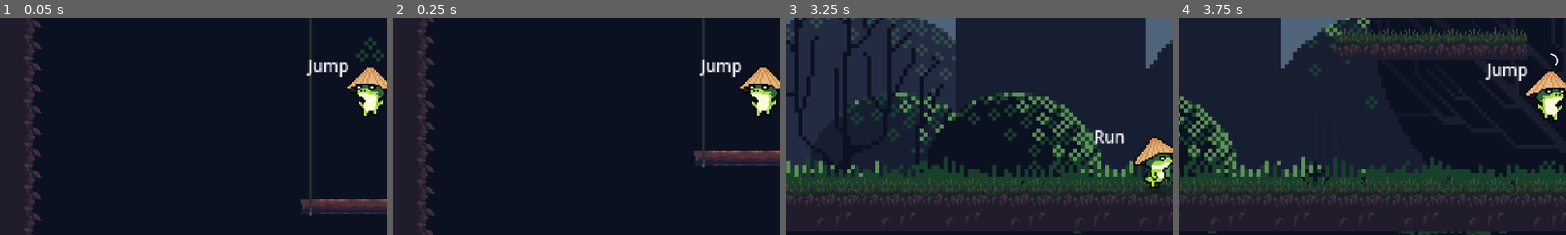
Above: before the commit, frames 1-4 (left to right).
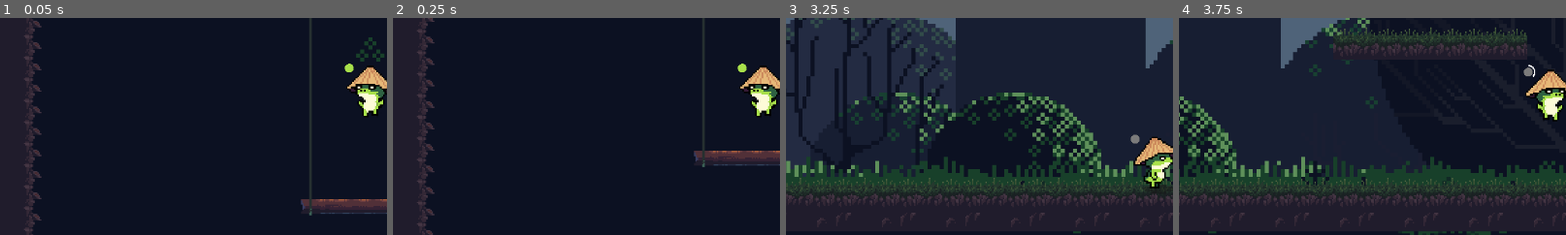
Above: after the commit, the same moments.

Repository: kedywek/SamuraiFrog
Game: Godot game, scene res://scenes/main.tscn
Same seed, same stepped clock (60 frames per second), same inputs: the game is played once before the commit and once after it.
Inputs:
- Up to frame 1 (0.05 s): no input
- Up to frame 2 (0.25 s): no input
- Up to frame 3 (3.25 s): hold D (right) 0.53-2.03 s; tap W (jump) at 0.6, 0.77, 1.07, 1.52, 1.55, 1.82, 2.1, 3.02, 3.05 s; tap Shift (attack) at 1.35, 2.85 s; hold A (left) 2.03-2.78 s; hold D (right) from 2.78 s (still down)
- Up to frame 4 (3.75 s): keep holding D (right); tap W (jump) at 3.32, 3.6 s
The pictures show only the part of the screen within x 2-52%, y 27-77%; the shares and areas given below are measured in that part.

The runs differ from the first frame. In frame 1, 0.5% of the frame differs, in the area x 79-92%, y 19-28%; in frame 2, 0.5%; in frame 3, 0.4%; in frame 4, 0.5%, in the area x 79-98%, y 16-30%.

Commit message:
green dot indicating dash charge

Diff:
--- a/scenes/characters/player.tscn
+++ b/scenes/characters/player.tscn
@@ -6,11 +6,13 @@
 [ext_resource type="Texture2D" uid="uid://b5se24iv18b3u" path="res://sprites/player/pixelart/frog_pixel_idle.png" id="2_8p0ns"]
 [ext_resource type="Texture2D" uid="uid://ykw5ah1fff2e" path="res://sprites/player/pixelart/shadow_2.png" id="2_12pvh"]
 [ext_resource type="Texture2D" uid="uid://b20stv1thxi11" path="res://sprites/CircularProgressBar.png" id="3_8ffhc"]
+[ext_resource type="Texture2D" uid="uid://caj8fn0c3s5vw" path="res://sprites/green_circle.png" id="5_dr5bv"]
 [ext_resource type="Texture2D" uid="uid://d1vvvnivf51eb" path="res://sprites/player/pixelart/frog_pixel_jump.png" id="6_keuuw"]
 [ext_resource type="Texture2D" uid="uid://cnycbvcnsipbw" path="res://sprites/player/pixelart/frog_pixel_fall.png" id="7_j2qo0"]
 [ext_resource type="Texture2D" uid="uid://5j0m30y13nt3" path="res://sprites/player/attack/SP301_01.png" id="8_p8vek"]
 [ext_resource type="Texture2D" uid="uid://cluip4rafkpcc" path="res://sprites/player/attack/SP301_02.png" id="9_03l07"]
 [ext_resource type="Texture2D" uid="uid://cvwi0ttlkskh6" path="res://sprites/player/attack/SP301_03.png" id="10_c7x1m"]
+[ext_resource type="Texture2D" uid="uid://biv5vmmnuoe6" path="res://sprites/gray_circle.png" id="10_tve14"]
 [ext_resource type="Texture2D" uid="uid://cqqhk7srhutjs" path="res://sprites/player/attack/SP301_04.png" id="11_ceflr"]
 [ext_resource type="Texture2D" uid="uid://crgjm2pmxmjaq" path="res://sprites/player/attack/SP301_05.png" id="12_tnft7"]
 
@@ -290,6 +292,17 @@
 offset = Vector2(0, -16)
 flip_h = true
 
+[node name="GreyDashCircle" type="Sprite2D" parent="."]
+position = Vector2(-13.5, -30.5)
+scale = Vector2(0.0183333, 0.0183333)
+texture = ExtResource("10_tve14")
+
+[node name="GreenDashCircle" type="Sprite2D" parent="."]
+visible = false
+position = Vector2(-13.5, -30.5)
+scale = Vector2(0.0183333, 0.0183333)
+texture = ExtResource("5_dr5bv")
+
 [node name="attackR" type="AnimatedSprite2D" parent="."]
 position = Vector2(-12, -13)
 rotation = -2.53945
@@ -313,6 +326,7 @@
 shape = SubResource("CapsuleShape2D_l4nkx")
 
 [node name="Label" type="Label" parent="."]
+visible = false
 offset_left = -39.0
 offset_top = -39.0
 offset_right = -8.0
@@ -342,12 +356,13 @@
 nine_patch_stretch = true
 texture_progress = ExtResource("3_8ffhc")
 
-[node name="jump_regen" type="TextureProgressBar" parent="."]
-offset_left = -4.0
-offset_top = -42.0
-offset_right = 296.0
-offset_bottom = 258.0
+[node name="DashRegenBar" type="TextureProgressBar" parent="."]
+offset_left = -18.0
+offset_top = -35.0
+offset_right = 282.0
+offset_bottom = 265.0
 scale = Vector2(0.03, 0.03)
+value = 50.0
 fill_mode = 4
 texture_progress = ExtResource("3_8ffhc")
 
--- a/scripts/characters/player.gd
+++ b/scripts/characters/player.gd
@@ -29,10 +29,12 @@
 	flip_sprite()
 
 	#	pokazywanie kółka cooldownu dasha
-	if $jump_regen.value == 100:
-		$jump_regen.visible = false
+	if $DashRegenBar.value == 100:
+		$DashRegenBar.visible = false
+		$GreenDashCircle.visible = true
 	else:
-		$jump_regen.visible = true
+		$DashRegenBar.visible = true
+		$GreenDashCircle.visible = false
 
 	#	pokazywanie kółka charge'owania jumpa
 	if $jump_timer.is_stopped() or $jump_charge.value == 0:
@@ -43,7 +45,7 @@
 		get_parent().find_child('UI').find_child('jump_charge').visible=true
 
 	#	zmiana wartości kółka dasha
-	$jump_regen.set_value((1 - $dash_cooldown.time_left)*100)
+	$DashRegenBar.set_value((1 - $dash_cooldown.time_left)*100)
 
 	#	zmiana wartości charge'owania jumpa
 	#if $jump_timer.time_left > 1:
Not shown: 1 places in scenes/characters/player.tscn that only renumber resources
Binary file added: sprites/gray_circle.png
Not shown, added: sprites/gray_circle.png.import
Binary file added: sprites/green_circle.png
Not shown, added: sprites/green_circle.png.import
